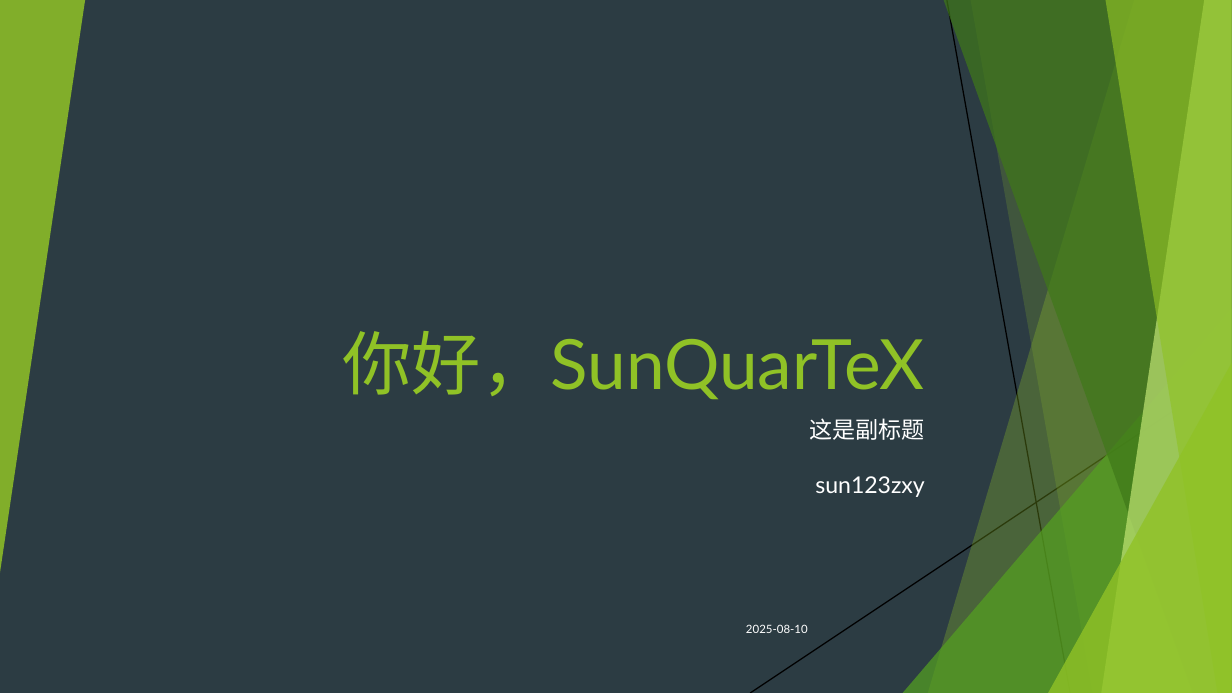
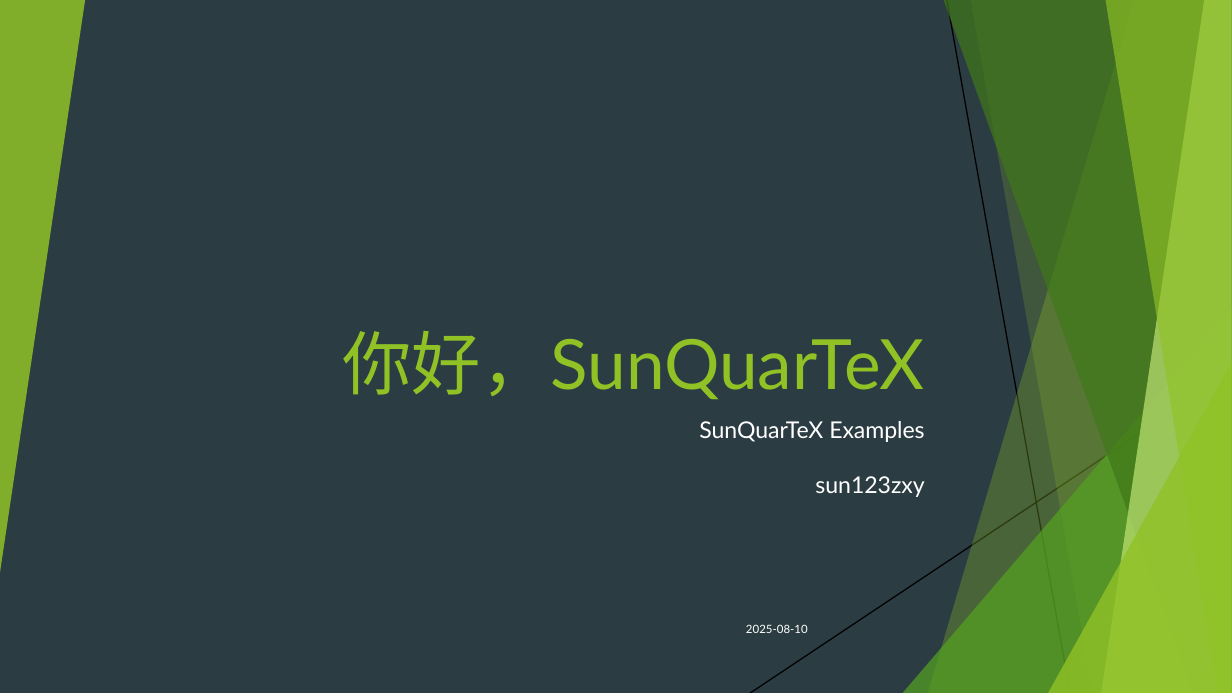
Before and after one commit to sun123zxy/sunquartex, a slide deck: slide 1 of examples/helloworld.pptx. Drawn at 1232x693 pixels with LibreOffice and Linux fonts; fonts in the diff are those of the drawing. Boxes give left, top, right and bottom in pixels: in the first picture for what was removed or moved away, otherwise in the second. Text is boxed around its words. In the diff, an @@ line names an element or a change of style, - is before the commit and + after.

```diff
--- a/examples/helloworld.pptx
+++ b/examples/helloworld.pptx
@@ subtitle at (x1=699, y1=421, x2=924, y2=497): text changed @@
-这是副标题
-sun123zxy
+SunQuarTeX Examples
+sun123zxy
```
Also in this commit, not shown: 40 other files.
